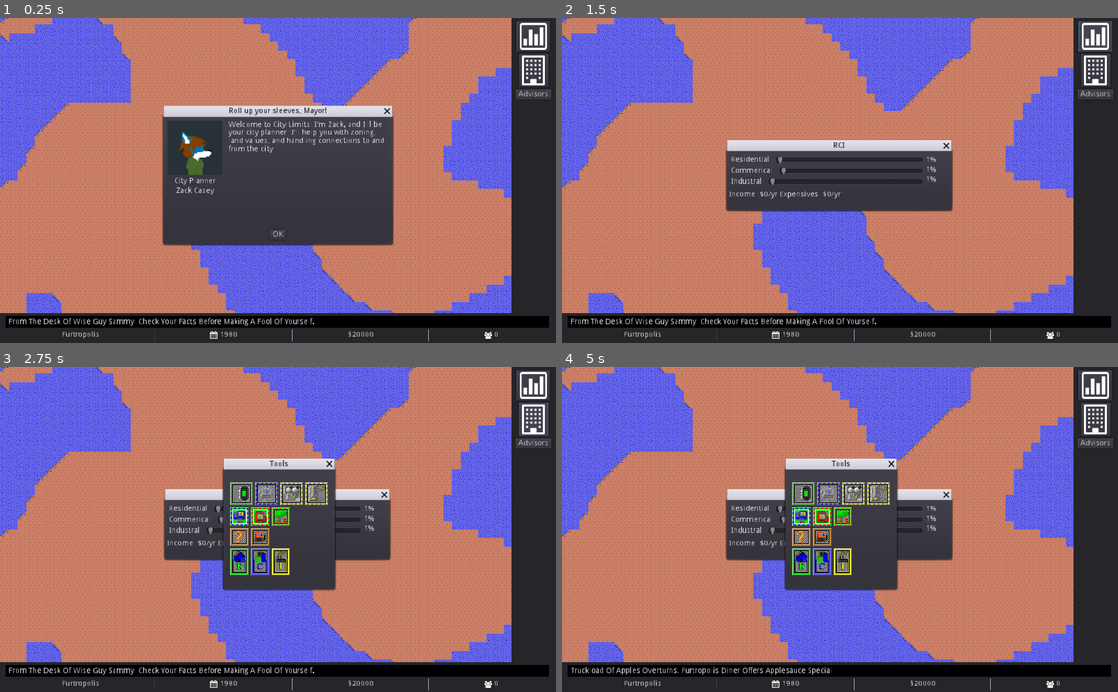
Above: before the commit, frames 1-4 (two rows, left to right).
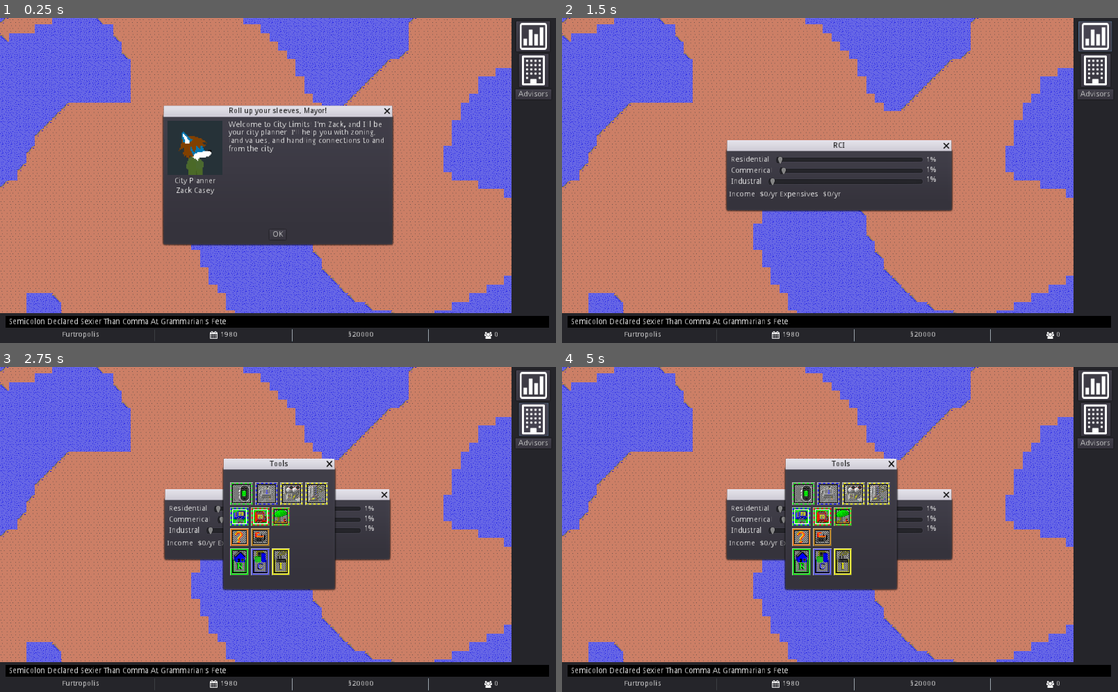
Above: after the commit, the same moments.

Repository: tonytins/citylimits
Game: Godot game, scene res://scenes/game.tscn
The game is run twice, just before and just after one commit, with the same random seed, the same clock (stepped at 60 frames per second) and the same inputs.
Inputs (mouse positions are in pixels of both pictures, inside the frame that each line leads up to):
- Up to frame 1 (0.25 s): no input
- Up to frame 2 (1.5 s): click "OK" at 0.5 s; click (1095, 37) at 1.25 s
- Up to frame 3 (2.75 s): click (533, 419) at 2 s
- Up to frame 4 (5 s): click (801, 493) at 2.75 s; click (828, 493) at 3.5 s; click (851, 493) at 4.25 s

The runs differ from the first frame. In frame 1, 0.6% of the frame differs, in the area x 1-57%, y 92-95%; in frame 2, 0.6%; in frame 3, 0.6%; in frame 4, 0.5%.

Commit message:
FNN and Central Tower
If the Central Tower is present, change Pawprint Press to FNN.

Diff:
--- a/dialog/ticker.json
+++ b/dialog/ticker.json
@@ -9,7 +9,7 @@
         "text": "All Raccoons Cheat At Poker, Animal Researchers Say."
     },
     "4": {
-        "text": "[outlet]. Always there."
+        "text": "[outlet]: Don't Blame Us If You're Not Paying Attention"
     },
     "5": {
         "text": "Cat Hijacks Municipal Bus; Riders Applaud Good Timing At Stops And Courteous Meows."
@@ -40,5 +40,23 @@
     },
     "14": {
         "text": "This Space For Rent."
+    },
+    "15": {
+        "text": "Crime Lord Spotted In [city]; Mayor Says \"No Comment\"."
+    },
+    "16": {
+        "text": "Cat Burglar Spotted, Mistaken For Dalmatian."
+    },
+    "17": {
+        "text": "[outlet]: Information With As Few Words As Possible."
+    },
+    "18": {
+        "text": "[city] Phonebooks Print All Wrong Numbers; Results In 15 New Marriages."
+    },
+    "19": {
+        "text": "[outlet]: Properly Spelled Words From Beginning To End."
+    },
+    "20": {
+        "text": "[outlet]: Not For The Faint Of Heart."
     }
 }
--- a/scenes/game.tscn
+++ b/scenes/game.tscn
@@ -46,7 +46,7 @@
 autostart = true
 
 [node name="RotateNews" type="Timer" parent="."]
-wait_time = 5.0
+wait_time = 10.0
 autostart = true
 
 [node name="Map" parent="." instance=ExtResource( 1 )]
--- a/scripts/autoload/sim_data.gd
+++ b/scripts/autoload/sim_data.gd
@@ -9,6 +9,7 @@
 var budget: int = 20000
 var expenses: int
 var is_alert: bool = false
+var has_ctower: bool = false # Central Tower
 
 const currency: String = "§"
 
--- a/scripts/ticker.gd
+++ b/scripts/ticker.gd
@@ -20,6 +20,8 @@
 		return dialogue
 
 func _ready():
+	SimData.city_name = SimData.city_name.capitalize()
+	SimData.mayor_name = SimData.mayor_name.capitalize()
 	SimEvents.connect("send_alert", self, "_start_alert")
 	SimEvents.connect("resume_news", self, "_resume_ticker")
 	_random_news("res://dialog/ticker.json")
@@ -42,8 +44,8 @@
 	var ticker_range = rng.randi_range(0, max_mange)
 	var news = news_keys[ticker_range].text
 
-	if SimData.city_name == "Furtropolis" and "[outlet]" in news:
-		# FNN = Furtropolis News Network
+	if SimData.has_ctower and "[outlet]" in news:
+		# FNN = Furtropolis/Furry News Network
 		news = news.replace("[outlet]", "FNN")
 	elif "[outlet]" in news:
 		news = news.replace("[outlet]", "Pawprint Press")
